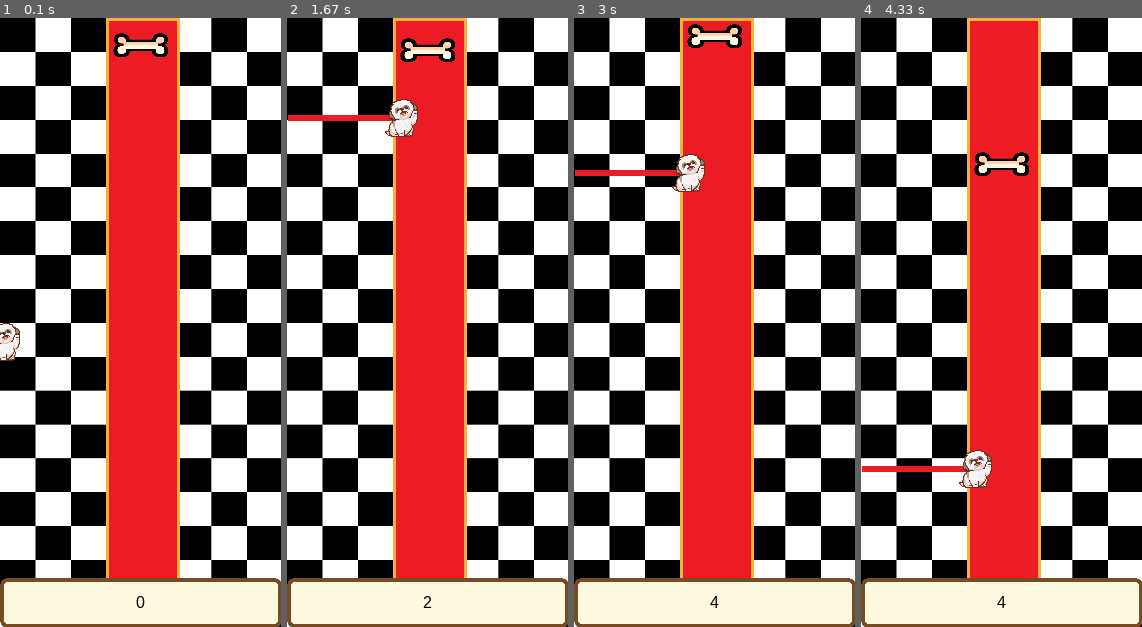
Above: before the commit, frames 1-4 (left to right).
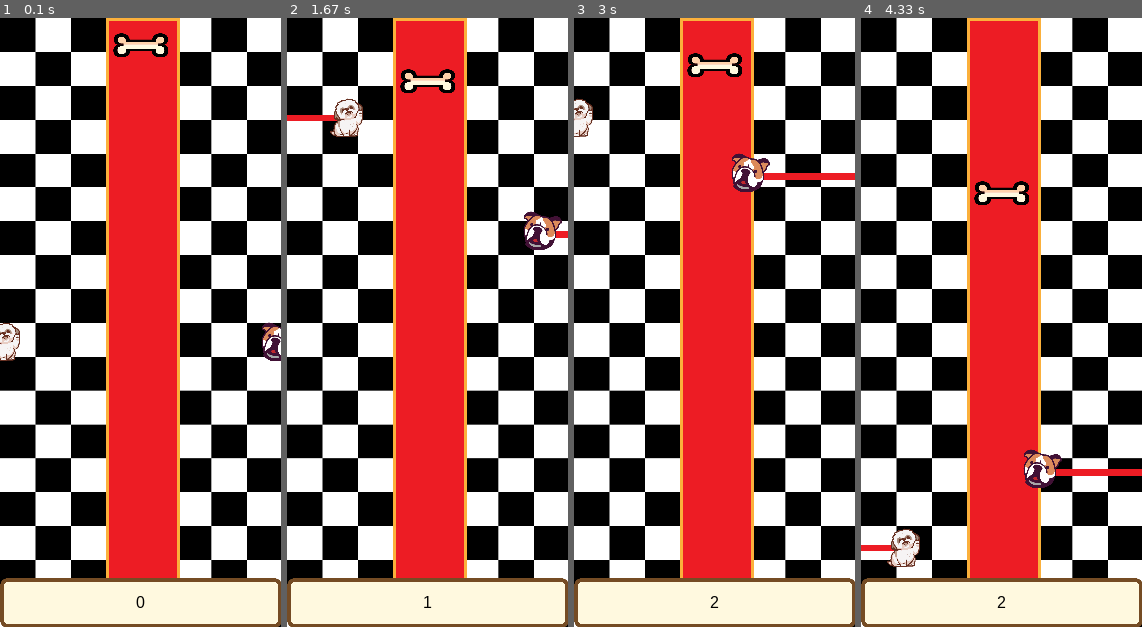
Above: after the commit, the same moments.

Repository: mokshablr/Dog-Game-PyGame
Game: pygame game, started from main.py
Same seed, same stepped clock (60 frames per second), same inputs: the game is played once before the commit and once after it.
Inputs (mouse positions are in pixels of both pictures, inside the frame that each line leads up to):
- Up to frame 1 (0.1 s): no input
- Up to frame 2 (1.67 s): click (517, 304) at 0.38 s; click (340, 231) at 0.72 s; click (433, 115) at 1.05 s
- Up to frame 3 (3 s): click (787, 419) at 1.88 s; click (812, 480) at 2.22 s; click (773, 212) at 2.55 s; click (776, 170) at 2.88 s
- Up to frame 4 (4.33 s): click (939, 212) at 3.22 s; click (917, 547) at 3.55 s; click (1099, 316) at 3.88 s; click (1088, 468) at 4.22 s

The runs differ from the first frame. In frame 1, 0.4% of the frame differs, in the area x 93-100%, y 49-57%; in frame 2, 2.9%; in frame 3, 3.3%; in frame 4, 3.7%, in the area x 0-100%, y 22-97%.

Commit message:
added big dog functions and big-stick-dog.png

Diff:
--- a/main.py
+++ b/main.py
@@ -53,6 +53,7 @@
         self.dxb = dxb *dt
         self.dy= dy * dt
         self.relaxation_time = relaxation_time
+        self.clicked = False
 
     def draw(self):
         window.blit(self.img, (int(self.x), int(self.y)))
@@ -78,21 +79,6 @@
     y2_cm = object2.y + object2.height / 2
     distance = math.sqrt(math.pow((x2_cm - x1_cm), 2) + math.pow((y2_cm - y1_cm), 2))
     return distance < ((object1.width + object2.width) / 2)
-
-def dog_on_click(obj):
-
-#     global score
-#     while (obj.x + obj.img.get_width()) <(WIDTH/2 - small_bone.img.get_width()/2):
-#         obj.x += obj.dx
-#         small_dog.draw()
-#         # for bone in bones:
-#         #     if collision_check(obj, bone):
-#         #         score +=1
-#     if obj.x == WIDTH/2:
-#         while obj.x>0:
-#             obj.xb -= obj.xb
-#             small_dog.draw()
-    x=1
 
 
 #initializing the game
@@ -111,16 +97,16 @@
     small_bone=Bone(small_bone_img, small_bone_width, small_bone_height, small_bone_x, small_bone_y, small_bone_dx, small_bone_dy, small_bone_relaxation_time)
 
 
-    def big_bone():
-    # global big_bone
-    # big_bone_img= scale_image('./assets/big-bone.png')
-    # big_bone_x= (WIDTH / 2) - (big_bone_img.get_width() / 2)
-    # big_bone_y= 5
-    # big_bone_dx= 1.0
-    # big_bone_dy= 0.2
-    # big_bone_relaxation_time= 100
-    # big_bone=Bone(big_bone_img, big_bone_x, big_bone_y, big_bone_dx, big_bone_dy,big_bone_relaxation_time)
-        x=1
+    global big_bone
+    big_bone_img= scale_image('./assets/big-bone.png')
+    big_bone_width= big_bone_img.get_width()
+    big_bone_height= big_bone_img.get_height()
+    big_bone_x= (WIDTH / 2) - (big_bone_width / 2)
+    big_bone_y= 0
+    big_bone_dx= 1.0
+    big_bone_dy= 0.2
+    big_bone_relaxation_time= 100
+    big_bone=Bone(big_bone_img, big_bone_width, big_bone_height, big_bone_x, big_bone_y, big_bone_dx, big_bone_dy,big_bone_relaxation_time)
 
     #Small Dog
     global small_dog
@@ -129,15 +115,29 @@
     small_dog_height= small_dog_img.get_height()
     small_dog_x = -(small_dog_width) + 20
     small_dog_y= HEIGHT/2
-    small_dog_dx= 0.2
-    small_dog_dxb = 1.3
+    small_dog_dx= 0.5
+    small_dog_dxb = 0.2
     small_dog_dy=0.2
     small_dog_relaxation_time= 100
     small_dog=Dog(small_dog_img, small_dog_width, small_dog_height, small_dog_x, small_dog_y, small_dog_dx, small_dog_dxb, small_dog_dy, small_dog_relaxation_time)
 
+    #Big Dog
+    global big_dog
+    big_dog_img= scale_image('./assets/big-stick-dog.png')
+    big_dog_width= big_dog_img.get_width()
+    big_dog_height= big_dog_img.get_height()
+    big_dog_x = WIDTH - 20
+    big_dog_y= HEIGHT/2
+    big_dog_dx= 0.5
+    big_dog_dxb = 0.2
+    big_dog_dy=0.2
+    big_dog_relaxation_time= 100
+    big_dog=Dog(big_dog_img, big_dog_width, big_dog_height, big_dog_x, big_dog_y, big_dog_dx, big_dog_dxb, big_dog_dy, big_dog_relaxation_time)
+
 init_game()
 # min_dist=big_bone.img.get_height()
 running =True
+small_dog_clicked=False
 while running:
     if out_of_bounds(small_bone):
         running = False
@@ -149,45 +149,56 @@
     small_bone.y += small_bone.dy
     small_bone.draw()
     small_dog.draw()
+    big_dog.draw()
     scoreboard()
-    pg.display.update()
+
 
     for event in pg.event.get():
         if event.type==pg.QUIT:
             running=False
 
-        if event.type == pg.MOUSEBUTTONUP:
+        if event.type == pg.MOUSEBUTTONDOWN:
             pos = pg.mouse.get_pos()
-            small_dog.y = pos[1]-small_dog.height/2
-            small_dog.x =  (small_dog.x + small_dog.width) <(WIDTH/2 - small_bone.width/2)
-            mouse_click+=1
-
-        if mouse_click == 2:
-            small_dog.x = -(small_dog.width) + 20
-            mouse_click = 0
-
-
-
-
-    # for event in pg.event.get():
-    #     if event.type == pg.QUIT:
-    #         running = False
-
-    #     if event.type == pg.KEYDOWN:
-    #         if event.key == pg.K_SPACE:
-    #             small_dog.x = (small_dog.x + small_dog.width) <(WIDTH/2 - small_bone.width/2)
-    #             SPACE_BAR_PRESSED += 1
-
-    #         if SPACE_BAR_PRESSED==2:
-    #             small_dog.x = -(small_dog.width) + 20
-    #             SPACE_BAR_PRESSED=0
-
-    dog_eat_bone = collision_check(small_dog, small_bone)
+            if pos[0] <= (WIDTH/2 - small_bone.width/2): #for left side of screen
+                if small_dog.x <= -(small_dog.width) + 20 and not small_dog.clicked:
+                    small_dog.clicked=True
+
+            if pos[0] >= (WIDTH/2 + small_bone.width/2): #for right side of screen
+                if big_dog.x >= (big_dog.width) - 20 and not big_dog.clicked:
+                    big_dog.clicked=True
+
+    #Small Dog movement
+    if small_dog.clicked and (small_dog.x + small_dog.width) <(WIDTH/2 - small_bone.width/3) :
+        small_dog.y = pos[1]-small_dog.height/2
+        small_dog.x += small_dog.dx
+
+    else:
+        small_dog.clicked=False
+
+    if not small_dog.clicked and small_dog.x > -(small_dog.width) + 20 :
+        small_dog.x -= small_dog.dxb
+
+    #Big Dog movement
+    if big_dog.clicked and (big_dog.x) > (WIDTH/2 + small_bone.width/3) :
+        big_dog.y = pos[1]-big_dog.height/2
+        big_dog.x -= big_dog.dx
+
+    else:
+        big_dog.clicked=False
+
+    if not big_dog.clicked and big_dog.x < WIDTH - 20 :
+        big_dog.x += big_dog.dxb
+
+
+    dog_eat_bone = collision_check(small_dog, small_bone) or collision_check(small_bone, big_dog)
     if dog_eat_bone:
         score += 1
         small_bone.y= 0
         scoreboard()
 
+    pg.display.update()
+
+
     # keys = pg.key.get_pressed()
     # if keys[pg.K_SPACE]:
     #     small_dog.x = (small_dog.x + small_dog.img.get_width()) <(WIDTH/2 - small_bone.img.get_width()/2)
Binary file added: assets/big-stick-dog.png
